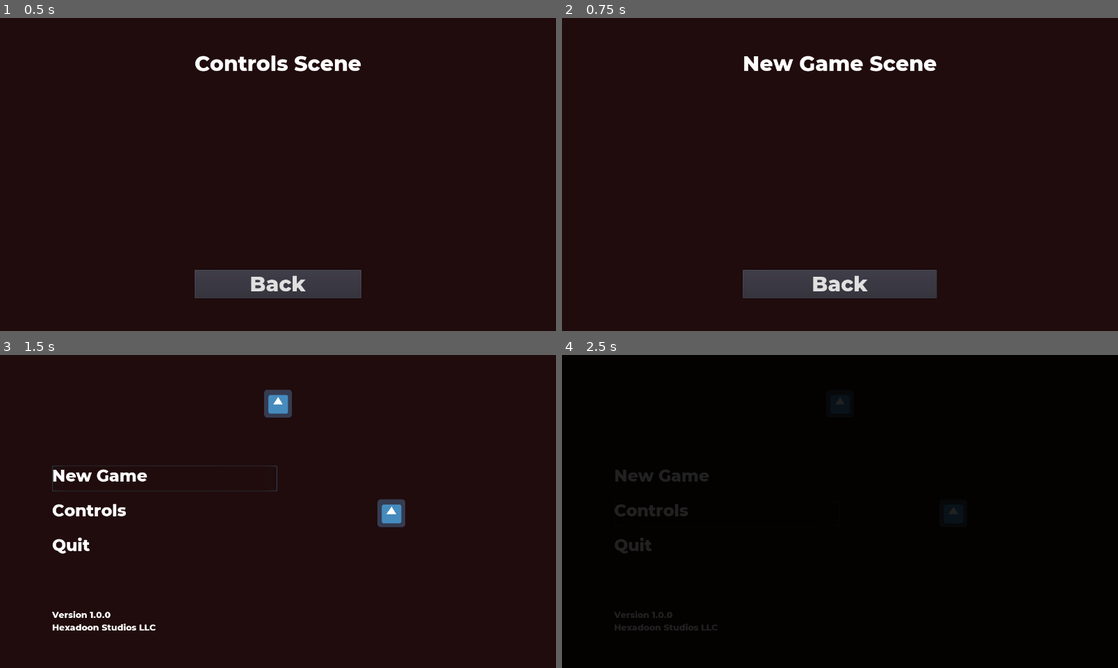
Above: before the commit, frames 1-4 (two rows, left to right).
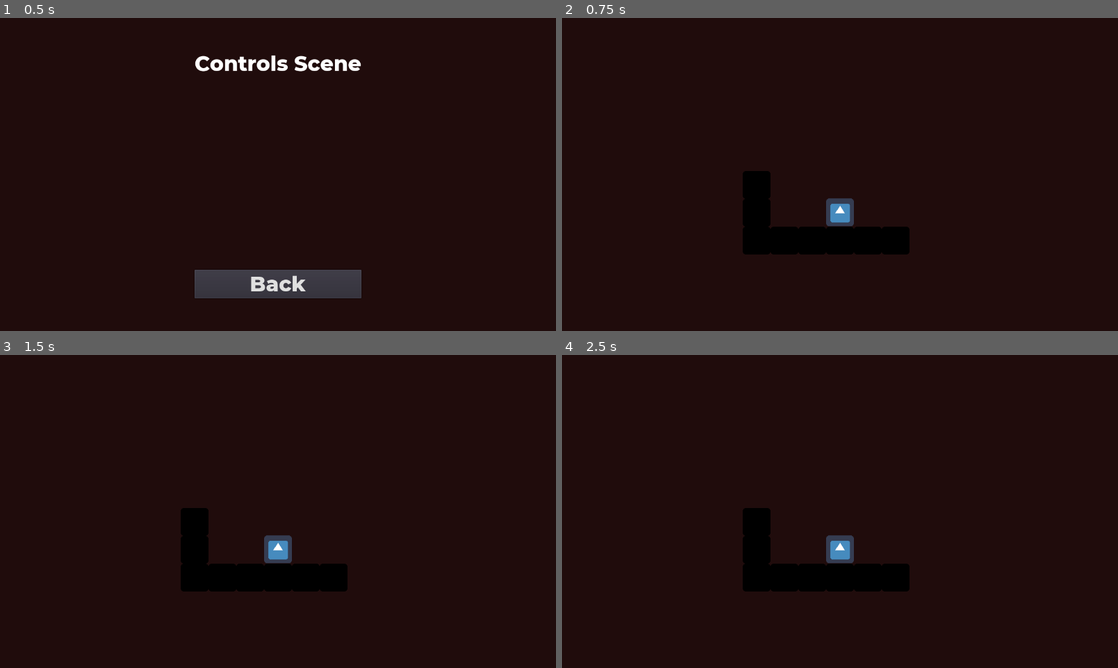
Above: after the commit, the same moments.

Repository: Hexadoon/phobia
Game: Godot game, scene res://game/Controls (Pause Screen).tscn
The game is run twice, just before and just after one commit, with the same random seed, the same clock (stepped at 60 frames per second) and the same inputs. This scene is started directly instead of the project's main scene. The engine's default icon, where the game draws it, is replaced by a stand-in: a white triangle on a blue panel in a dark square.
Inputs (mouse positions are in pixels of both pictures, inside the frame that each line leads up to):
- Up to frame 1 (0.5 s): no input
- Up to frame 2 (0.75 s): click "Back" at 0.5 s
- Up to frame 3 (1.5 s): click (278, 621) at 1.25 s, where only the run before the commit has a clickable "Back"
- Up to frame 4 (2.5 s): click (728, 514) at 2 s, where only the run before the commit has a clickable "Controls"

Frame 1 is identical in both runs. In frame 2, 8.0% of the frame differs, in the area x 32-68%, y 12-90%; in frame 3, 6.2%; in frame 4, 95%, in the area x 0-100%, y 0-100%.

Commit message:
World scene now accessible by new game button

Diff:
--- a/character/World.tscn
+++ b/character/World.tscn
@@ -1,15 +1,19 @@
-[gd_scene load_steps=4 format=2]
+[gd_scene load_steps=6 format=2]
 
 [ext_resource path="res://character/KinematicBody2D.gd" type="Script" id=1]
 [ext_resource path="res://icon.png" type="Texture" id=2]
+[ext_resource path="res://pause_screen/Pause Screen.tscn" type="PackedScene" id=3]
 
 [sub_resource type="RectangleShape2D" id=1]
 extents = Vector2( 32, 32.7955 )
 
+[sub_resource type="RectangleShape2D" id=2]
+extents = Vector2( 32, 32 )
+
 [node name="World" type="Node"]
 
 [node name="Player" type="KinematicBody2D" parent="."]
-position = Vector2( 544, 224 )
+position = Vector2( 640, 448 )
 script = ExtResource( 1 )
 __meta__ = {
 "_edit_group_": true
@@ -20,3 +24,114 @@
 
 [node name="CollisionShape2D" type="CollisionShape2D" parent="Player"]
 shape = SubResource( 1 )
+
+[node name="Floors" type="Node" parent="."]
+
+[node name="Floor" type="StaticBody2D" parent="Floors"]
+position = Vector2( 640, 512 )
+__meta__ = {
+"_edit_group_": true
+}
+
+[node name="Sprite" type="Sprite" parent="Floors/Floor"]
+modulate = Color( 0, 0, 0, 1 )
+texture = ExtResource( 2 )
+
+[node name="CollisionShape2D" type="CollisionShape2D" parent="Floors/Floor"]
+shape = SubResource( 2 )
+
+[node name="Floor2" type="StaticBody2D" parent="Floors"]
+position = Vector2( 576, 512 )
+__meta__ = {
+"_edit_group_": true
+}
+
+[node name="Sprite" type="Sprite" parent="Floors/Floor2"]
+modulate = Color( 0, 0, 0, 1 )
+texture = ExtResource( 2 )
+
+[node name="CollisionShape2D" type="CollisionShape2D" parent="Floors/Floor2"]
+shape = SubResource( 2 )
+
+[node name="Floor3" type="StaticBody2D" parent="Floors"]
+position = Vector2( 512, 512 )
+__meta__ = {
+"_edit_group_": true
+}
+
+[node name="Sprite" type="Sprite" parent="Floors/Floor3"]
+modulate = Color( 0, 0, 0, 1 )
+texture = ExtResource( 2 )
+
+[node name="CollisionShape2D" type="CollisionShape2D" parent="Floors/Floor3"]
+shape = SubResource( 2 )
+
+[node name="Floor4" type="StaticBody2D" parent="Floors"]
+position = Vector2( 448, 512 )
+__meta__ = {
+"_edit_group_": true
+}
+
+[node name="Sprite" type="Sprite" parent="Floors/Floor4"]
+modulate = Color( 0, 0, 0, 1 )
+texture = ExtResource( 2 )
+
+[node name="CollisionShape2D" type="CollisionShape2D" parent="Floors/Floor4"]
+shape = SubResource( 2 )
+
+[node name="Floor5" type="StaticBody2D" parent="Floors"]
+position = Vector2( 448, 448 )
+__meta__ = {
+"_edit_group_": true
+}
+
+[node name="Sprite" type="Sprite" parent="Floors/Floor5"]
+modulate = Color( 0, 0, 0, 1 )
+texture = ExtResource( 2 )
+
+[node name="CollisionShape2D" type="CollisionShape2D" parent="Floors/Floor5"]
+shape = SubResource( 2 )
+
+[node name="Floor6" type="StaticBody2D" parent="Floors"]
+position = Vector2( 448, 384 )
+__meta__ = {
+"_edit_group_": true
+}
+
+[node name="Sprite" type="Sprite" parent="Floors/Floor6"]
+modulate = Color( 0, 0, 0, 1 )
+texture = ExtResource( 2 )
+
+[node name="CollisionShape2D" type="CollisionShape2D" parent="Floors/Floor6"]
+shape = SubResource( 2 )
+
+[node name="Floor7" type="StaticBody2D" parent="Floors"]
+position = Vector2( 704, 512 )
+__meta__ = {
+"_edit_group_": true
+}
+
+[node name="Sprite" type="Sprite" parent="Floors/Floor7"]
+modulate = Color( 0, 0, 0, 1 )
+texture = ExtResource( 2 )
+
+[node name="CollisionShape2D" type="CollisionShape2D" parent="Floors/Floor7"]
+shape = SubResource( 2 )
+
+[node name="Floor8" type="StaticBody2D" parent="Floors"]
+position = Vector2( 768, 512 )
+__meta__ = {
+"_edit_group_": true
+}
+
+[node name="Sprite" type="Sprite" parent="Floors/Floor8"]
+modulate = Color( 0, 0, 0, 1 )
+texture = ExtResource( 2 )
+
+[node name="CollisionShape2D" type="CollisionShape2D" parent="Floors/Floor8"]
+shape = SubResource( 2 )
+
+[node name="CanvasLayer" type="CanvasLayer" parent="."]
+
+[node name="Pause Screen" parent="CanvasLayer" instance=ExtResource( 3 )]
+visible = false
--- a/game/Controls (Pause Screen).gd
+++ b/game/Controls (Pause Screen).gd
@@ -4,4 +4,4 @@
 	"""
 	Changes scene back to Title Screen.
 	"""
-	get_tree().change_scene("res://game/New Game.tscn")
+	get_tree().change_scene("res://character/World.tscn")
--- a/game/Controls (Pause Screen).tscn
+++ b/game/Controls (Pause Screen).tscn
@@ -25,9 +25,8 @@
 margin_bottom = 645.0
 
 [node name="Label" type="Label" parent="CenterContainer/VBoxContainer"]
-margin_top = -1.0
 margin_right = 384.0
-margin_bottom = 499.0
+margin_bottom = 500.0
 rect_min_size = Vector2( 0, 500 )
 custom_fonts/font = ExtResource( 1 )
 text = "Controls Scene"
--- a/game/New Game.tscn
+++ /dev/null
@@ -1,24 +0,0 @@
-[gd_scene load_steps=3 format=2]
-
-[ext_resource path="res://game/Default Scene.tscn" type="PackedScene" id=1]
-[ext_resource path="res://pause_screen/Pause Screen.tscn" type="PackedScene" id=2]
-
-[node name="New Game" instance=ExtResource( 1 )]
-
-[node name="VBoxContainer" parent="CenterContainer" index="0"]
-margin_left = 416.0
-margin_right = 863.0
-
-[node name="Label" parent="CenterContainer/VBoxContainer" index="0"]
-margin_top = 0.0
-margin_right = 447.0
-margin_bottom = 500.0
-text = "New Game Scene"
-
-[node name="Button" parent="CenterContainer/VBoxContainer" index="1"]
-margin_right = 447.0
-
-[node name="CanvasLayer" type="CanvasLayer" parent="." index="1"]
-
-[node name="Pause Screen" parent="CanvasLayer" index="0" instance=ExtResource( 2 )]
-visible = false
--- a/pause_screen/Pause Screen.tscn
+++ b/pause_screen/Pause Screen.tscn
@@ -42,7 +42,7 @@
 margin_right = 360.0
 margin_bottom = 116.0
 rect_min_size = Vector2( 360, 60 )
-scene_to_load = "res://game/New Game.tscn"
+scene_to_load = "res://character/World.tscn"
 
 [node name="Pause Screen Controls" parent="CenterContainer/VBoxContainer" instance=ExtResource( 3 )]
 margin_top = 120.0
--- a/title_screen/Title Screen.tscn
+++ b/title_screen/Title Screen.tscn
@@ -55,7 +55,7 @@
 margin_right = 518.0
 margin_bottom = 166.0
 rect_min_size = Vector2( 360, 60 )
-scene_to_load = "res://game/New Game.tscn"
+scene_to_load = "res://character/World.tscn"
 
 [node name="Controls Button" parent="Menu/Center Row/Buttons" instance=ExtResource( 1 )]
 margin_top = 186.0
